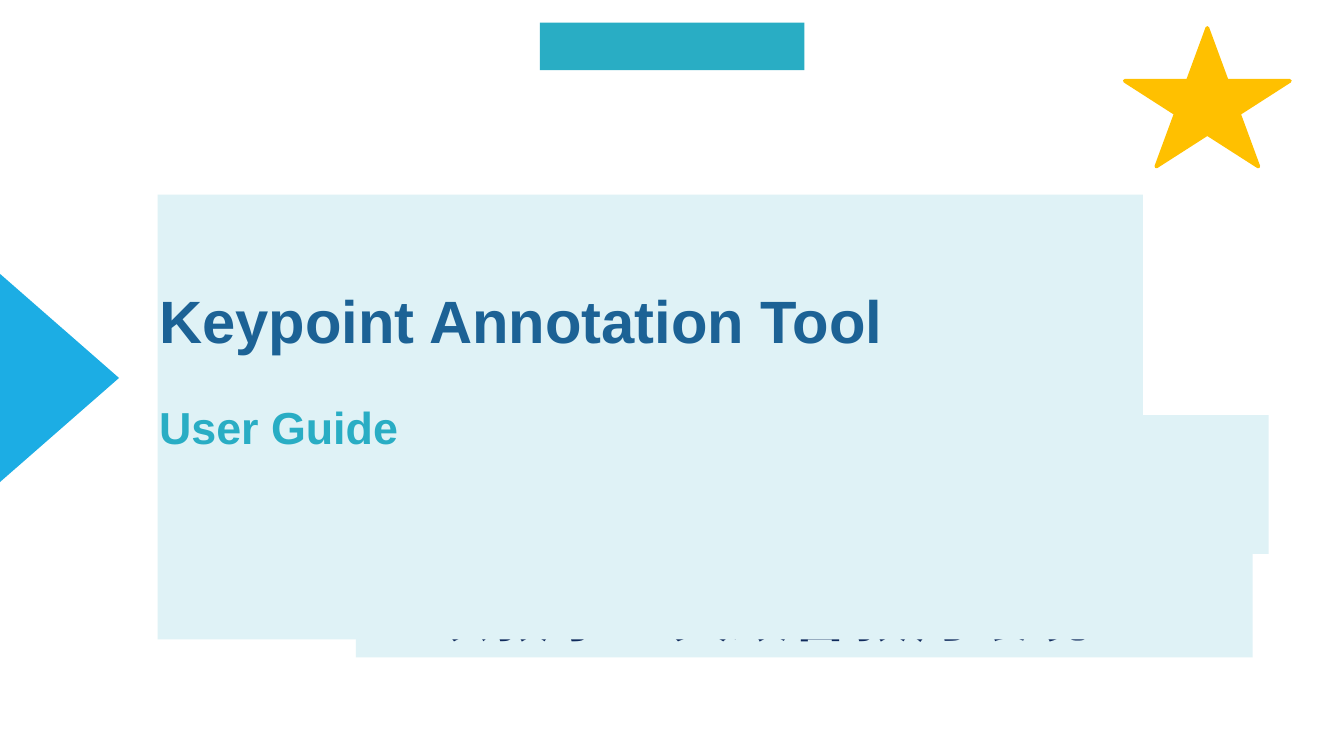
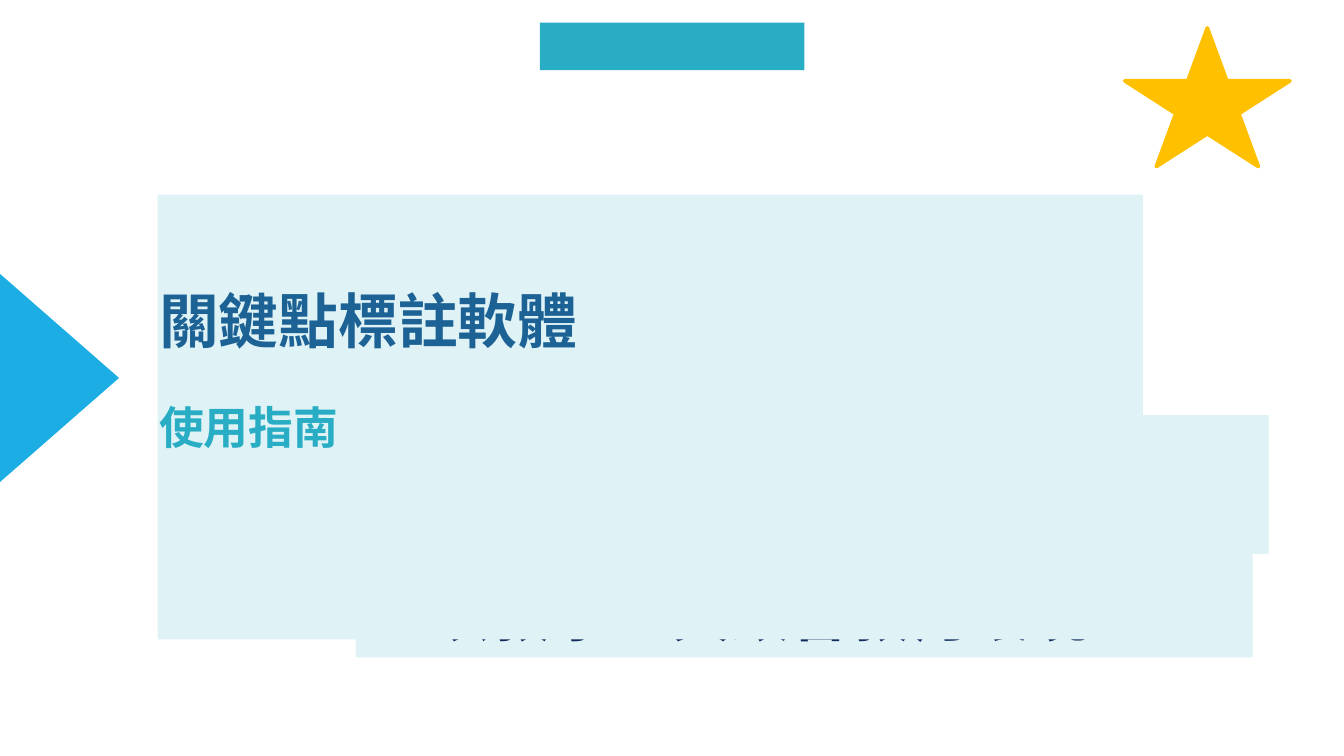
Before and after one commit to tana0101/Hip-Joint-Keypoint-Detection, a slide deck: slide 1 of Keypoint-Annotation-Tool/使用手冊.pptx. Drawn at 1344x756 pixels with LibreOffice and Linux fonts; fonts in the diff are those of the drawing; background and template pictures are left out. Boxes give left, top, right and bottom in pixels: in the first picture for what was removed or moved away, otherwise in the second. Text is boxed around its words. In the diff, an @@ line names an element or a change of style, - is before the commit and + after.

Commit message:
Feat: Enhance annotation tool with zoom support during labeling.

```diff
--- a/Keypoint-Annotation-Tool/使用手冊.pptx
+++ b/Keypoint-Annotation-Tool/使用手冊.pptx
@@ text at (x1=159, y1=292, x2=577, y2=448): text changed @@
-Keypoint Annotation Tool
-User Guide
+關鍵點標註軟體
+使用指南
```
Also in this commit, not shown: 1 other slide changed, 1 slide added, 7 other files.
